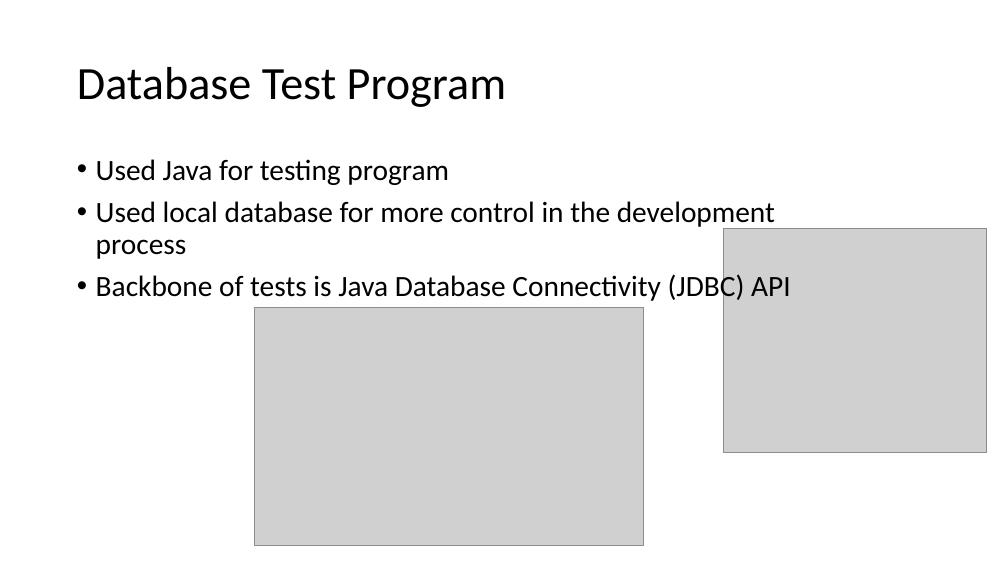
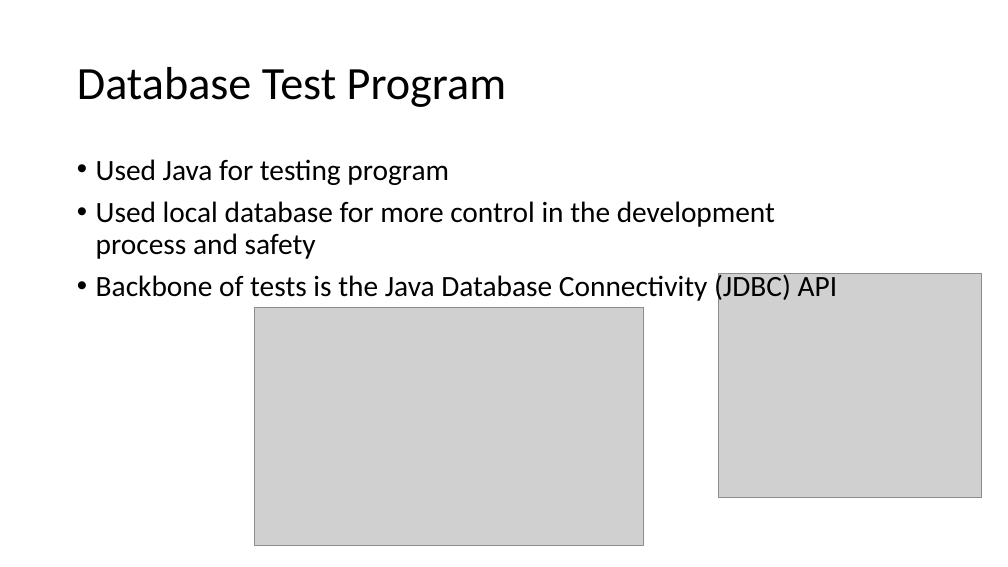
Before and after one commit to TheCorporateBuzzwords/Whos-Home, a slide deck: slide 4 of Doc/PowerPoints/PatrickS1.pptx. Drawn at 1008x567 pixels with LibreOffice and Linux fonts; fonts in the diff are those of the drawing; grey boxes stand for pictures. Boxes give left, top, right and bottom in pixels: in the first picture for what was removed or moved away, otherwise in the second. Text is boxed around its words. In the diff, an @@ line names an element or a change of style, - is before the commit and + after.

```diff
--- a/Doc/PowerPoints/PatrickS1.pptx
+++ b/Doc/PowerPoints/PatrickS1.pptx
@@ text at box(96, 201, 838, 303): text changed @@
-• Used local database for more control in the development process
-• Backbone of tests is Java Database Connectivity (JDBC) API
+• Used local database for more control in the development process and safety
+• Backbone of tests is the Java Database Connectivity (JDBC) API
@@ picture: place and size @@
-picture at box(724, 228, 986, 452)
+picture at box(719, 274, 982, 498)
```
Also in this commit, not shown: 2 other slides changed, 1 slide added, 2 slides removed.
